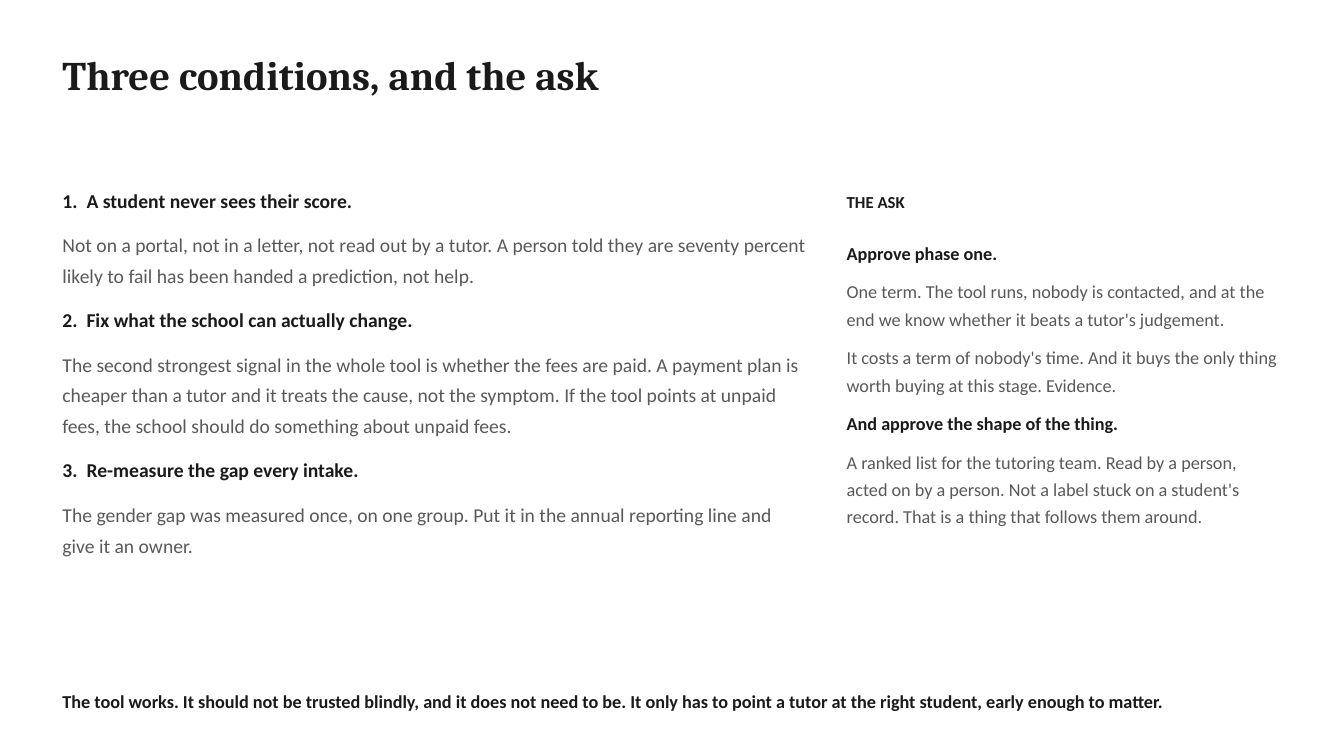
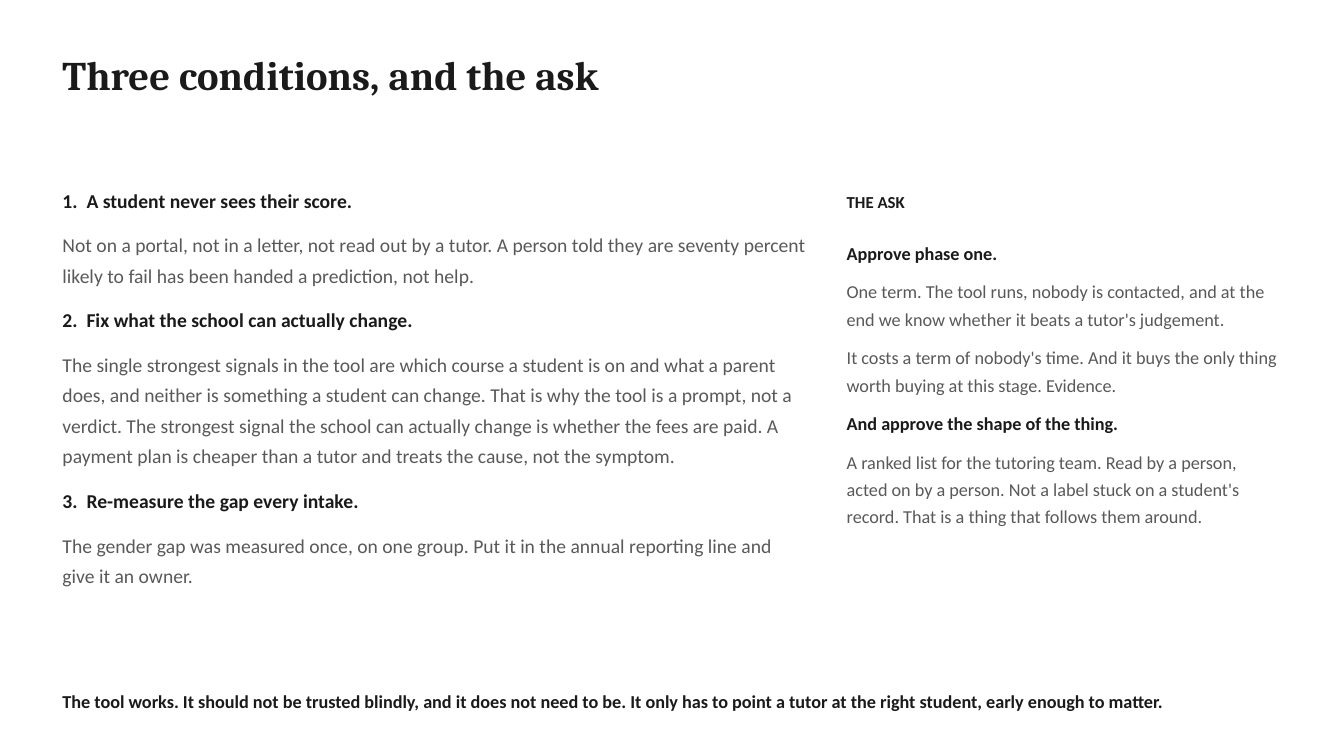
Before and after one commit to jeryldev/pgdaiml-capstone, a slide deck: slide 10 of presentations/business.pptx. Drawn at 1344x756 pixels with LibreOffice and Linux fonts; fonts in the diff are those of the drawing. Boxes give left, top, right and bottom in pixels: in the first picture for what was removed or moved away, otherwise in the second. Text is boxed around its words. In the diff, an @@ line names an element or a change of style, - is before the commit and + after.

```diff
--- a/presentations/business.pptx
+++ b/presentations/business.pptx
@@ text at bbox=[62, 358, 791, 466]: text changed @@
-The second strongest signal in the whole tool is whether the fees are paid. A payment plan is cheaper than a tutor and it treats the cause, not the symptom. If the tool points at unpaid fees, the school should do something about unpaid fees.
+The single strongest signals in the tool are which course a student is on and what a parent does, and neither is something a student can change. That is why the tool is a prompt, not a verdict. The strongest signal the school can actually change is whether the fees are paid. A payment plan is cheaper than a tutor and treats the cause, not the symptom.
```
Also in this commit, not shown: 4 other slides changed, 10 other files.
